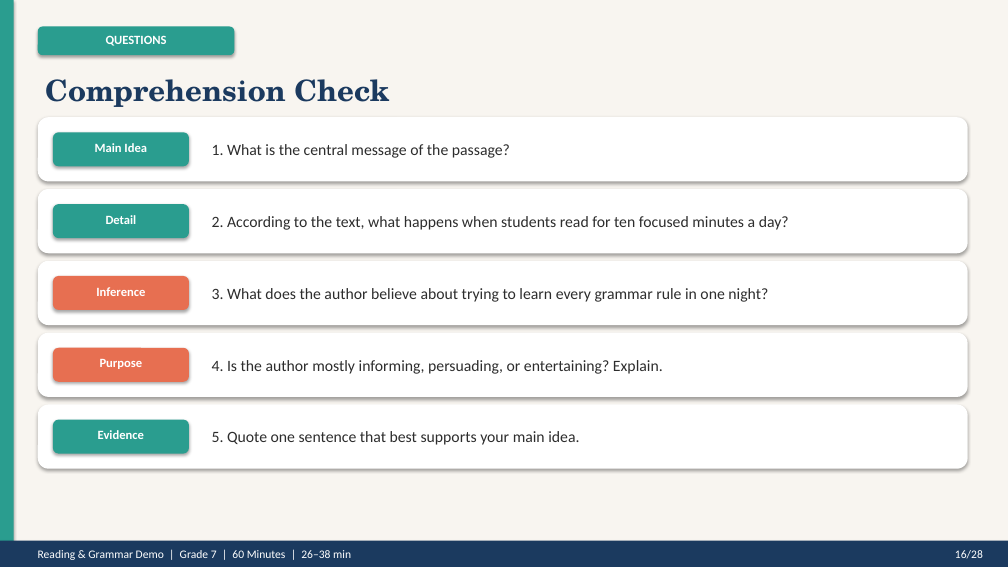
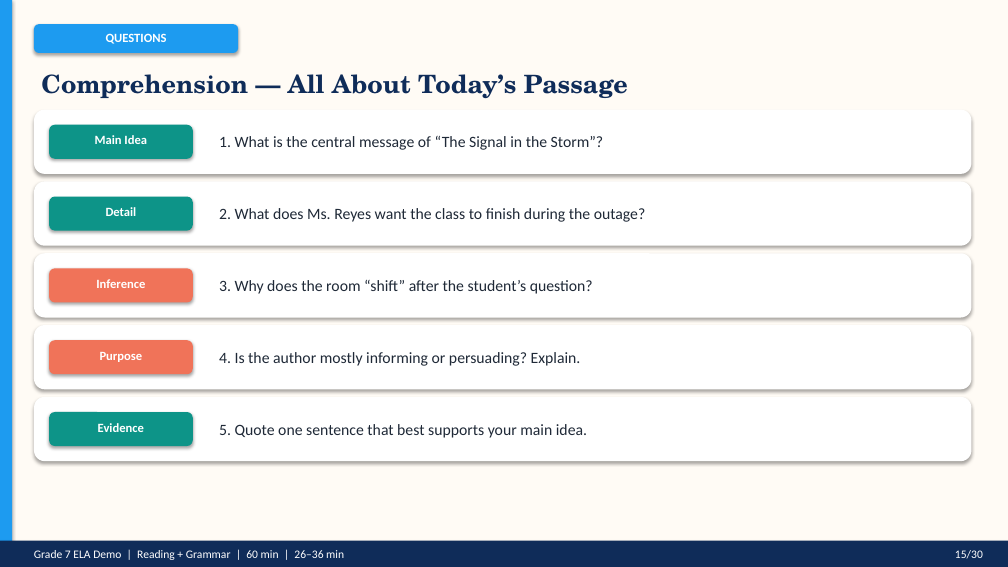
Before and after one commit to bhushanjain143/class-nodes-, a slide deck: slide 16 of Grade7_Reading_Grammar_60min_Demo.pptx. Drawn at 1008x567 pixels with LibreOffice and Linux fonts; fonts in the diff are those of the drawing. Boxes give left, top, right and bottom in pixels: in the first picture for what was removed or moved away, otherwise in the second. Text is boxed around its words. In the diff, an @@ line names an element or a change of style, - is before the commit and + after.

```diff
--- a/Grade7_Reading_Grammar_60min_Demo.pptx
+++ b/Grade7_Reading_Grammar_60min_Demo.pptx
@@ rectangle at (0,0,1008,567): fill #F8F5F0 to #FFFBF5 @@
@@ rectangle at (0,0,12,567): fill #2A9D8F to #1D9BF0 @@
@@ rounded rectangle at (34,24,238,53): fill #2A9D8F to #1D9BF0 @@
@@ rounded rectangle: place and size @@
-rounded rectangle at (38,26,234,55)
+rounded rectangle at (34,24,238,53)
@@ text at (41,74,628,98): text changed; size 28 to 24 pt; text colour #1B3A5F to #0F2C59 @@
-Comprehension Check
+Comprehension — All About Today’s Passage
@@ rounded rectangle: place and size @@
-rounded rectangle at (38,117,968,181)
+rounded rectangle at (34,110,972,174)
@@ text "Main Idea": place and size @@
-text "Main Idea" at (95,143,147,152)
+text "Main Idea" at (95,135,147,144)
@@ rounded rectangle: place and size @@
-rounded rectangle at (53,132,189,166)
+rounded rectangle at (49,125,193,159)
@@ text at (219,136,604,150): text changed; text colour #2D2D2D to #1F2937 @@
-1. What is the central message of the passage?
+1. What is the central message of “The Signal in the Storm”?
@@ rounded rectangle: place and size @@
-rounded rectangle at (38,189,968,253)
+rounded rectangle at (34,181,972,246)
@@ text "Detail": place and size @@
-text "Detail" at (106,215,137,224)
+text "Detail" at (106,207,137,216)
@@ rounded rectangle: place and size @@
-rounded rectangle at (53,204,189,238)
+rounded rectangle at (49,197,193,231)
@@ text at (219,208,646,222): text changed; text colour #2D2D2D to #1F2937 @@
-2. According to the text, what happens when students read for ten focused minutes a day?
+2. What does Ms. Reyes want the class to finish during the outage?
@@ rounded rectangle: place and size @@
-rounded rectangle at (38,261,968,325)
+rounded rectangle at (34,253,972,318)
@@ rounded rectangle: place and size @@
-rounded rectangle at (53,276,189,310)
+rounded rectangle at (49,268,193,302)
@@ rounded rectangle at (49,268,193,302): fill #E76F51 to #F07359 @@
@@ text "Inference": place and size @@
-text "Inference" at (96,287,145,296)
+text "Inference" at (96,279,145,288)
@@ text at (219,280,593,294): text changed; text colour #2D2D2D to #1F2937 @@
-3. What does the author believe about trying to learn every grammar rule in one night?
+3. Why does the room “shift” after the student’s question?
@@ rounded rectangle: place and size @@
-rounded rectangle at (38,333,968,397)
+rounded rectangle at (34,325,972,389)
@@ text "Purpose": place and size @@
-text "Purpose" at (100,359,143,369)
+text "Purpose" at (100,352,143,362)
@@ rounded rectangle at (49,340,193,374): fill #E76F51 to #F07359 @@
@@ rounded rectangle: place and size @@
-rounded rectangle at (53,348,189,382)
+rounded rectangle at (49,340,193,374)
@@ text at (219,352,581,366): text changed; text colour #2D2D2D to #1F2937 @@
-4. Is the author mostly informing, persuading, or entertaining? Explain.
+4. Is the author mostly informing or persuading? Explain.
@@ rounded rectangle: place and size @@
-rounded rectangle at (38,405,968,469)
+rounded rectangle at (34,397,972,461)
@@ text "Evidence": place and size @@
-text "Evidence" at (98,430,144,439)
+text "Evidence" at (98,423,144,432)
@@ fill #2A9D8F to #0D9488 in 3 elements at (49,125,193,159), (49,197,193,231), (49,412,193,446) @@
@@ rounded rectangle: place and size @@
-rounded rectangle at (53,420,189,454)
+rounded rectangle at (49,412,193,446)
@@ text "5. Quote one sentence that ...": place and size @@
-text "5. Quote one sentence that ..." at (212,431,579,445)
+text "5. Quote one sentence that ..." at (219,424,587,438)
@@ text "5. Quote one sentence that ..." at (219,424,587,438): text colour #2D2D2D to #1F2937 @@
@@ rectangle at (0,541,1008,567): fill #1B3A5F to #0F2C59 @@
@@ text at (34,550,344,560): text changed @@
-Reading & Grammar Demo | Grade 7 | 60 Minutes | 26–38 min
+Grade 7 ELA Demo | Reading + Grammar | 60 min | 26–36 min
@@ text at (955,550,983,559): text changed @@
-16/28
+15/30
```
Also in this commit, not shown: 4 other slides changed, 25 slides added, 23 slides removed.
